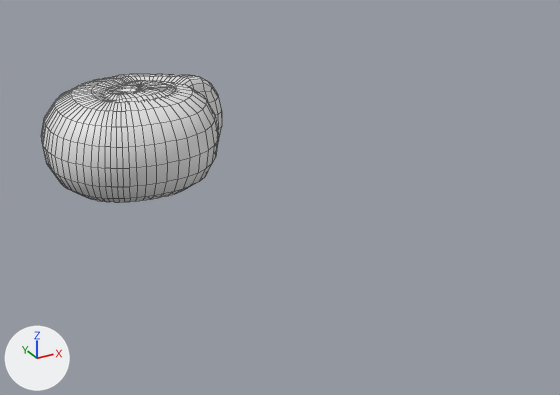
The Blender file VR-TumpahanB3Remake/Assets/3D Models/Sorbent-New.blend: old version first, new version second.
The view is the same before and after, from a camera (50 mm lens) standing at (-1.14, -3.45, 1.19) and looking at (0.58, -0.32, -0.37). Lighting does not change. The marker at lower left points along +X, +Y and +Z. Mesh edges are drawn as thin lines.

Objects in the first picture: 'Sorbent-Start'.
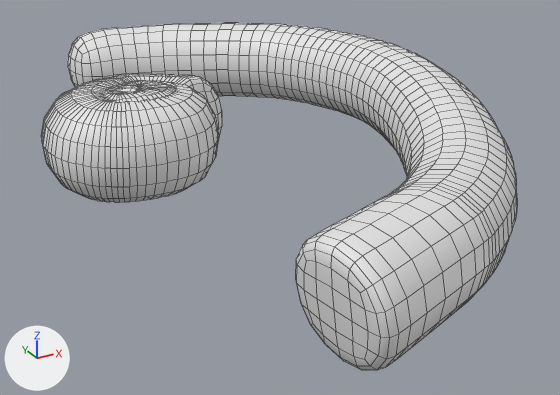
Pixel boxes [x1, y1, x2, y2] of what changed, in the pictures (560 x 395 px):
'Sorbent-Final', shown
    after: [68, 23, 517, 370]

What changed in the scene script:
```text
Change me_circle:
    used by ob_sorbent_final; location = (0.0, 0.0, 0.0)
    remove me_circle.from_pydata(...)  # 33 vertices, 0 faces, 32 loose edges; spans x -1.78..1.45, y -1.67..1.39, z -0.1..0.01
    add me_circle.from_pydata(...)  # 16 vertices, 0 faces, 15 loose edges; spans x -0.02..1.45, y -1.71..1.38, z -0.1..0.01
    me_circle part 1
    19 vertices are removed from x -1.78..0.01, y -1.67..1.39, z -0.1..0.01
    19 loose edges are deleted
    2 vertices are added at (-0.02, 1.36, -0.03), (0.0, -1.71, -0.1)
    2 loose edges are added
Change ob_sorbent_final:
    remove ob_sorbent_final.hide_set(True)
```
